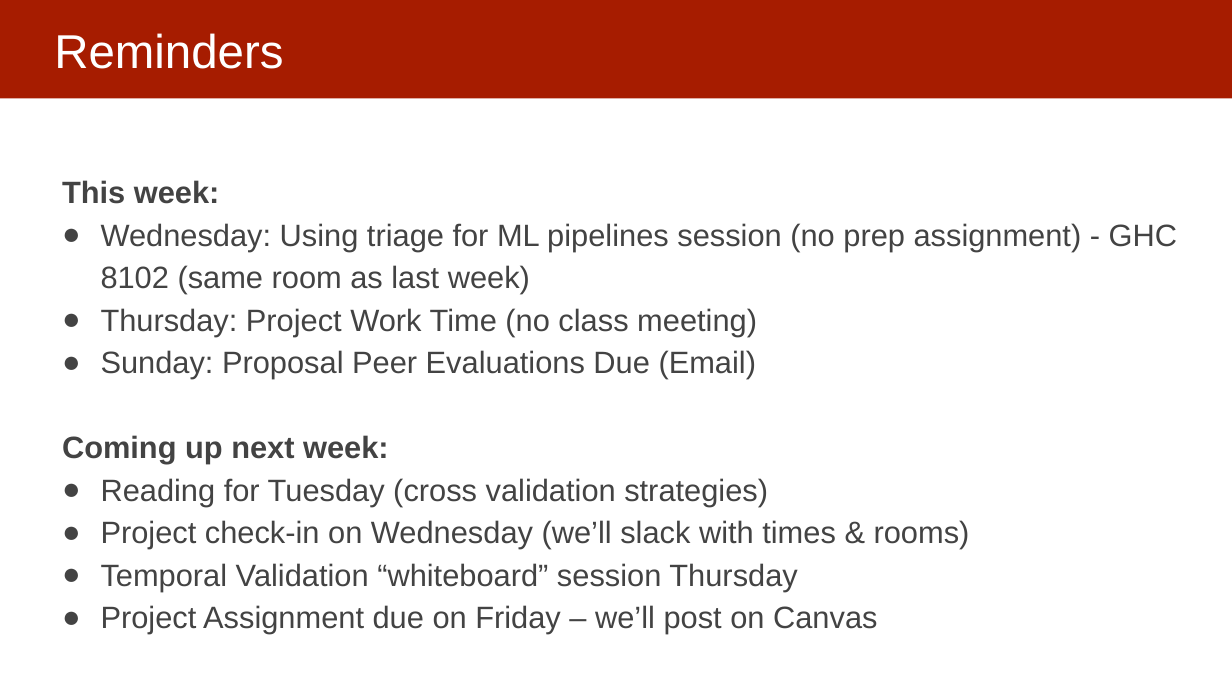
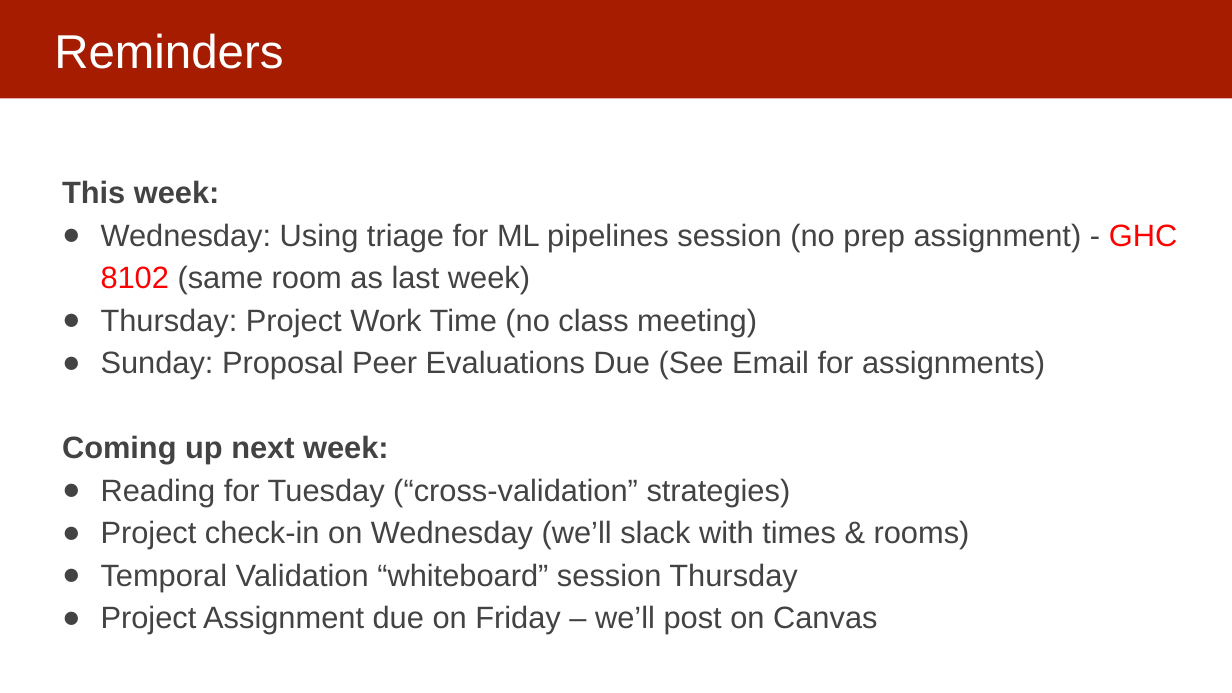
Before and after one commit to dssg/mlforpublicpolicylab, a slide deck: slide 3 of Lectures/10-model-selection-and-validation-part-1.pptx. Drawn at 1232x693 pixels with LibreOffice and Linux fonts; fonts in the diff are those of the drawing. Boxes give left, top, right and bottom in pixels: in the first picture for what was removed or moved away, otherwise in the second. Text is boxed around its words. In the diff, an @@ line names an element or a change of style, - is before the commit and + after.

```diff
--- a/Lectures/10-model-selection-and-validation-part-1.pptx
+++ b/Lectures/10-model-selection-and-validation-part-1.pptx
@@ text at <box>101,223,1177,294</box>: text colour #434343 to #FF0000 in "GHC 8102" @@
@@ text at <box>101,350,1045,379</box>: text changed @@
-● Sunday: Proposal Peer Evaluations Due (Email)
+● Sunday: Proposal Peer Evaluations Due (See Email for assignments)
@@ text at <box>101,478,791,506</box>: text changed @@
-● Reading for Tuesday (cross validation strategies)
+● Reading for Tuesday (“cross-validation” strategies)
```
Also in this commit, not shown: 1 other file.
